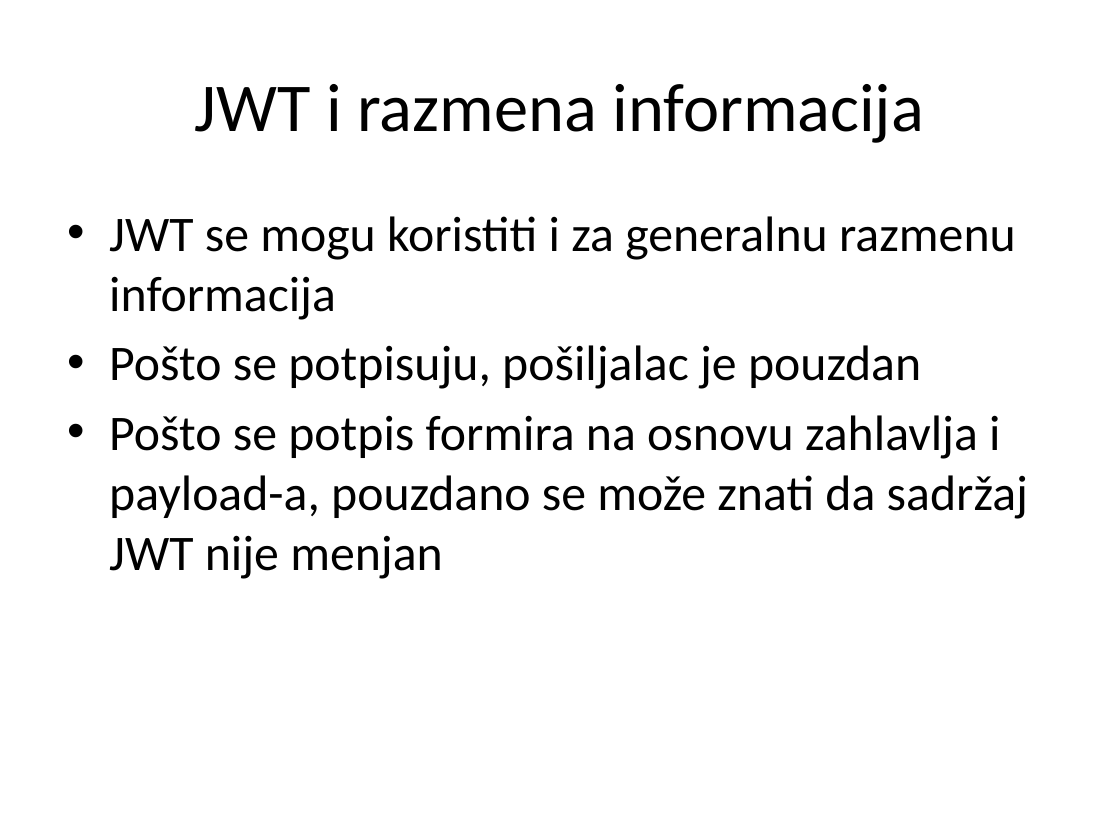
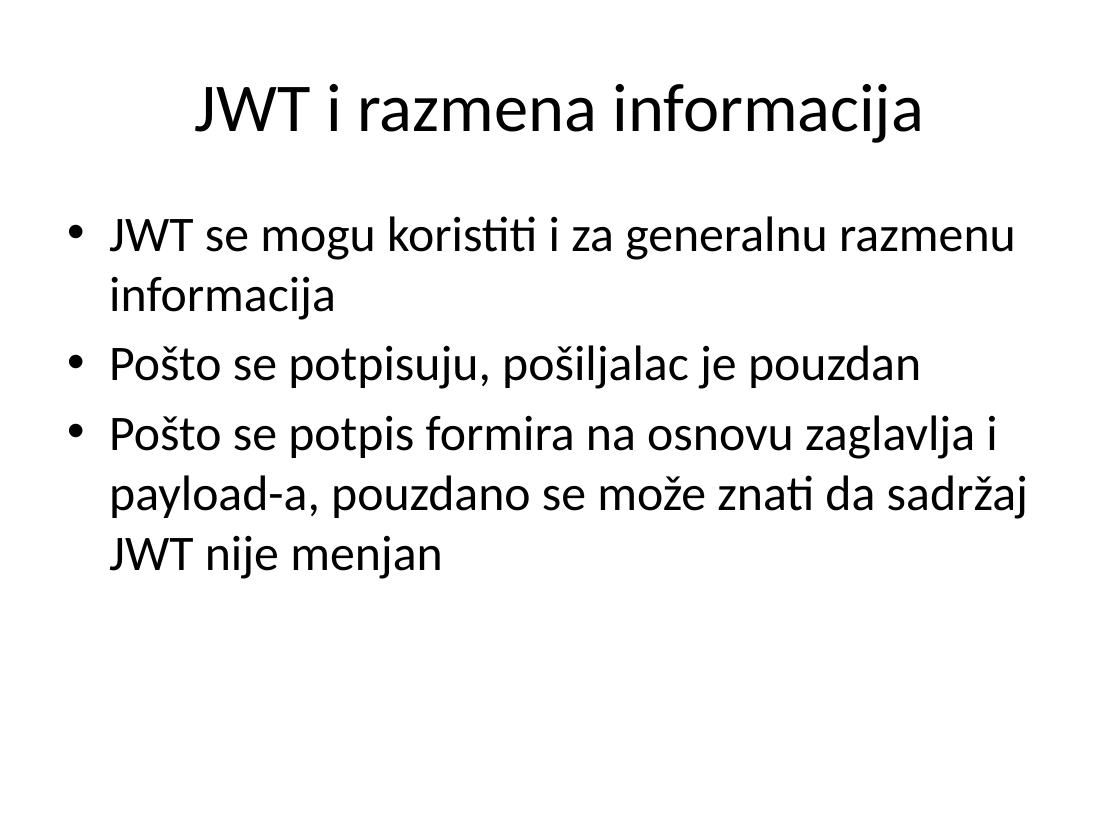
Before and after one commit to XWS2016/AngularJS, a slide deck: slide 5 of 06_PravaPristupa/06 PravaPristupa.pptx. Drawn at 1120x840 pixels with LibreOffice and Linux fonts; fonts in the diff are those of the drawing. Boxes give left, top, right and bottom in pixels: in the first picture for what was removed or moved away, otherwise in the second. Text is boxed around its words. In the diff, an @@ line names an element or a change of style, - is before the commit and + after.

```diff
--- a/06_PravaPristupa/06 PravaPristupa.pptx
+++ b/06_PravaPristupa/06 PravaPristupa.pptx
@@ text at [109,415,1028,579]: text changed @@
-• Pošto se potpis formira na osnovu zahlavlja i payload-a, pouzdano se može znati da sadržaj JWT nije menjan
+• Pošto se potpis formira na osnovu zaglavlja i payload-a, pouzdano se može znati da sadržaj JWT nije menjan
```
Also in this commit, not shown: 5 other slides changed, 30 other files.
